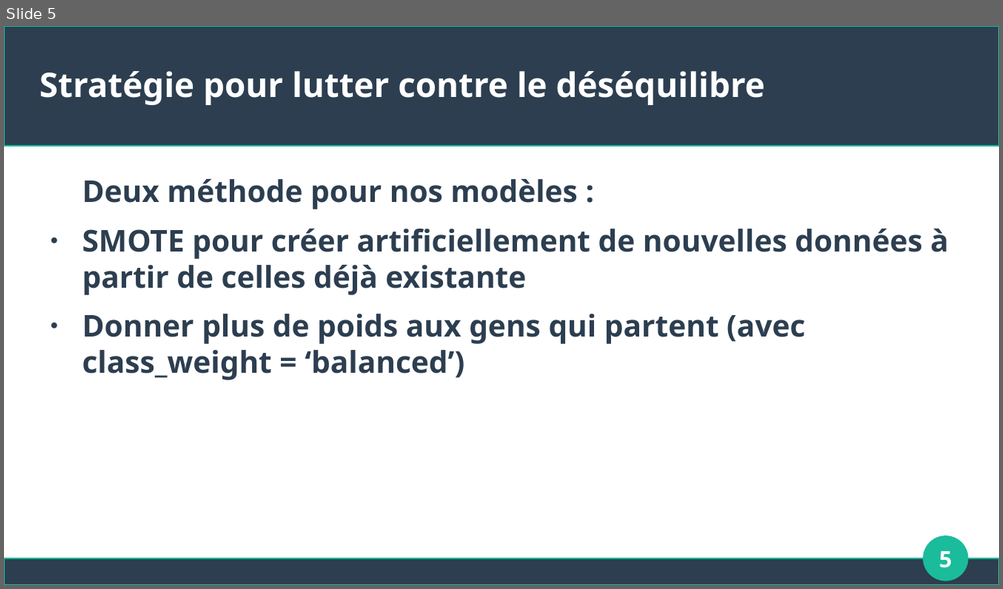
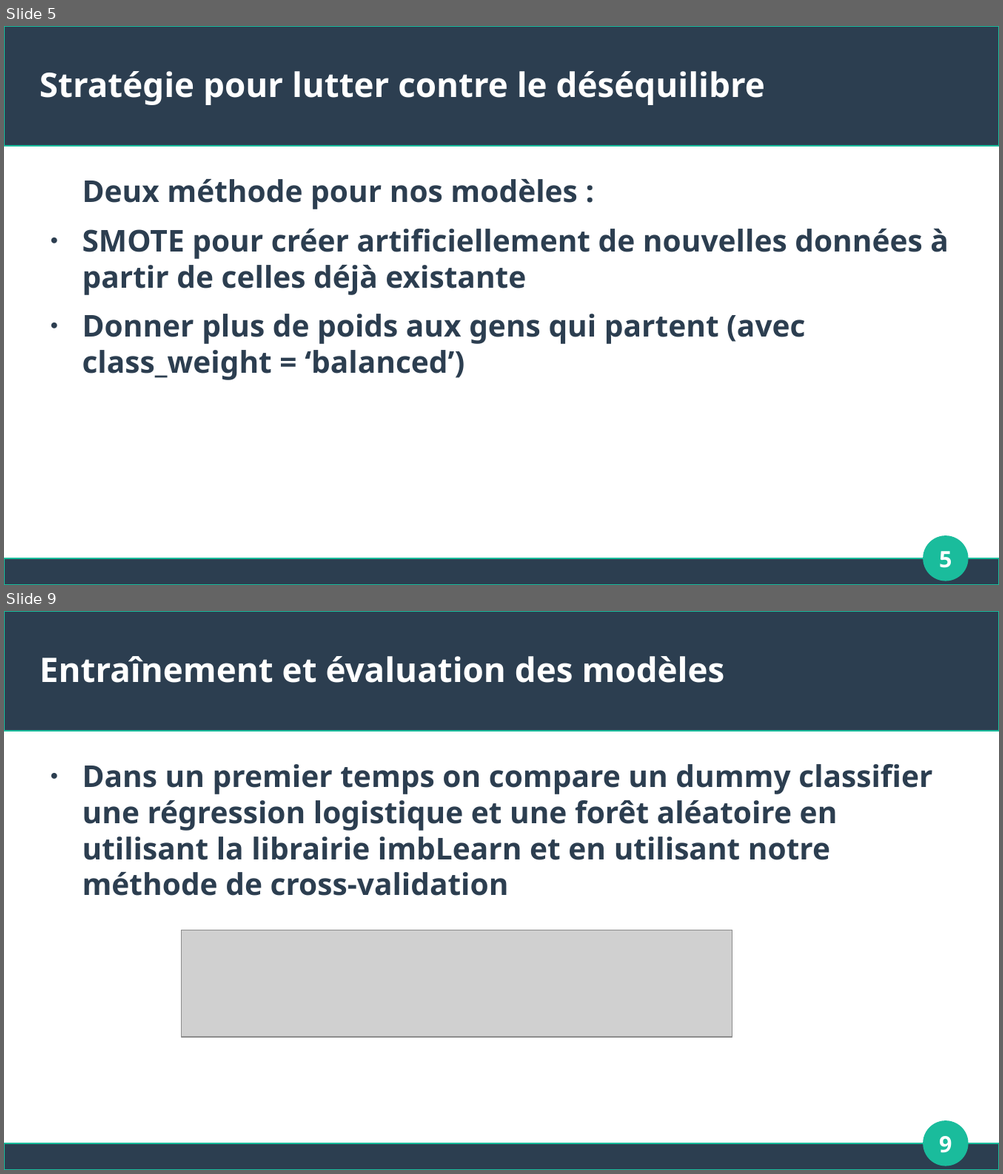
Before and after one commit to Apinsun/Projet4, a slide deck: presentation.odp. Shown one above the other, each under a label of ours: slide 5 before the commit, slides 5 and 9 after it; the slides between them are not shown. The pictures are 1003x589 and 1003x1174 pixels, drawn with LibreOffice and Linux fonts; fonts in the diff are those of the drawing; grey boxes stand for pictures. Boxes give left, top, right and bottom in pixels: in the first picture for what was removed or moved away, otherwise in the second. Text is boxed around its words. In the diff, an @@ line names an element or a change of style, - is before the commit and + after.

```diff
--- a/presentation.odp
+++ b/presentation.odp
@@ slide 9 added at [4,611,999,1170], background #FFFFFF; not listed: 3 template elements that a slide beside it also shows @@
@@ title added at [40,656,725,683], 27 pt, text #FFFFFF, bold @@
+Entraînement et évaluation des modèles
@@ text added at [82,764,932,896], 24 pt, text #2C3E50, bold @@
+● Dans un premier temps on compare un dummy classifier une régression logistique et une forêt aléatoire en utilisant la librairie imbLearn et en utilisant notre méthode de cross-validation
@@ picture added at [182,931,732,1038] @@
@@ page number added at [939,1136,951,1153], 18 pt, text #FFFFFF, bold @@
+9
```
Also in this commit, not shown: 2 slides changed, 12 other slides added, 1 slide removed, 1 other file.
